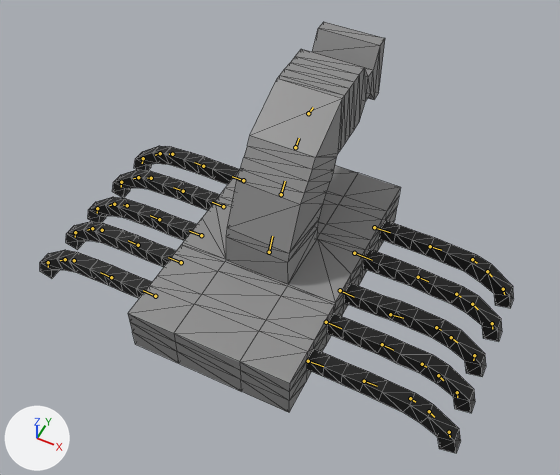
Before and after pictures for a commit that changed the glTF model KillSC/Asset/Models/Enemy/BossEnemyTypeOne.gltf.
Before and after are seen from a 50 mm camera at (12.6, -25.7, 36.0) aimed at (0.3, -1.1, 5.2). Every picture has the same lights, and +X, +Y and +Z are marked at lower left. Both versions are drawn at frame 4 of the action 'FallB'; the numbers are the values there. The bones that bend it are drawn over the model as lines. Mesh edges are drawn as thin lines.

The first picture shows '立方体.013'.
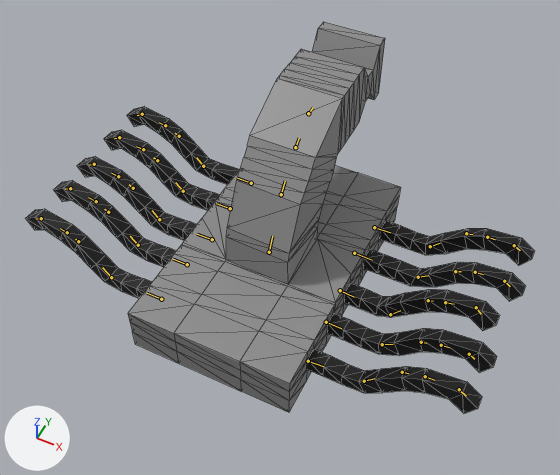
What the commit changed:
Bone 'LegNeckFiveBone_L' (bone_legneckfivebone_l) turns from (14, 0, 3) to (56, -4, 11) degrees about its own x, y and z.
Bone 'LegNeckFourBone_L' (bone_legneckfourbone_l) turns from (14, 0, 3) to (57, -4, 9) degrees about its own x, y and z.
Bone 'LegNeckThreeBone_L' (bone_legneckthreebone_l) turns from (14, 0, 3) to (56, -3, 11) degrees about its own x, y and z.
Bone 'LegNeckTwoBone_L' (bone_legnecktwobone_l) turns from (14, 0, 3) to (56, -3, 11) degrees about its own x, y and z.
Bone 'LegNeckOneBone_L' (bone_legneckonebone_l) turns from (14, 0, 3) to (56, -3, 11) degrees about its own x, y and z.
Bone 'LegNeckFiveBone_R' (bone_legneckfivebone_r) turns from (14, -2, -2) to (55, -4, -8) degrees about its own x, y and z.
Bone 'LegNeckFourBone_R' (bone_legneckfourbone_r) turns from (13, -2, -5) to (52, 1, -20) degrees about its own x, y and z.
Bone 'LegNeckThreeBone_R' (bone_legneckthreebone_r) turns from (14, -2, -1) to (55, -6, -7) degrees about its own x, y and z.
Bone 'LegNeckTwoBone_R' (bone_legnecktwobone_r) turns from (13, -2, -5) to (53, 0, -19) degrees about its own x, y and z.
Bone 'LegNeckOneBone_R' (bone_legneckonebone_r) turns from (14, -2, -2) to (55, -3, -9) degrees about its own x, y and z.

What differs and where, as boxes [x1, y1, x2, y2] in the pictures (560 x 475 px):
'立方体.013', posed (7% wider, 9% shorter)
    before: [40, 22, 514, 453]
    after: [26, 22, 534, 413]
bone 'LegNeckFiveBone_L', root to tip
    before: (111, 277) to (100, 272)
    after: (111, 277) to (102, 267)
bone 'LegNeckFourBone_L', root to tip
    before: (138, 245) to (128, 240)
    after: (138, 245) to (130, 236)
bone 'LegNeckThreeBone_L', root to tip
    before: (159, 219) to (150, 215)
    after: (159, 219) to (152, 210)
bone 'LegNeckTwoBone_L', root to tip
    before: (183, 191) to (173, 187)
    after: (183, 191) to (175, 182)
bone 'LegNeckOneBone_L', root to tip
    before: (203, 166) to (194, 162)
    after: (203, 166) to (196, 157)
bone 'LegNeckFiveBone_R', root to tip
    before: (364, 381) to (377, 386)
    after: (364, 381) to (374, 378)
bone 'LegNeckFourBone_R', root to tip
    before: (382, 344) to (393, 350)
    after: (382, 344) to (393, 344)
bone 'LegNeckThreeBone_R', root to tip
    before: (390, 314) to (403, 318)
    after: (390, 314) to (400, 310)
bone 'LegNeckTwoBone_R', root to tip
    before: (418, 277) to (428, 281)
    after: (418, 277) to (428, 275)
bone 'LegNeckOneBone_R', root to tip
    before: (430, 246) to (441, 250)
    after: (430, 246) to (440, 243)
